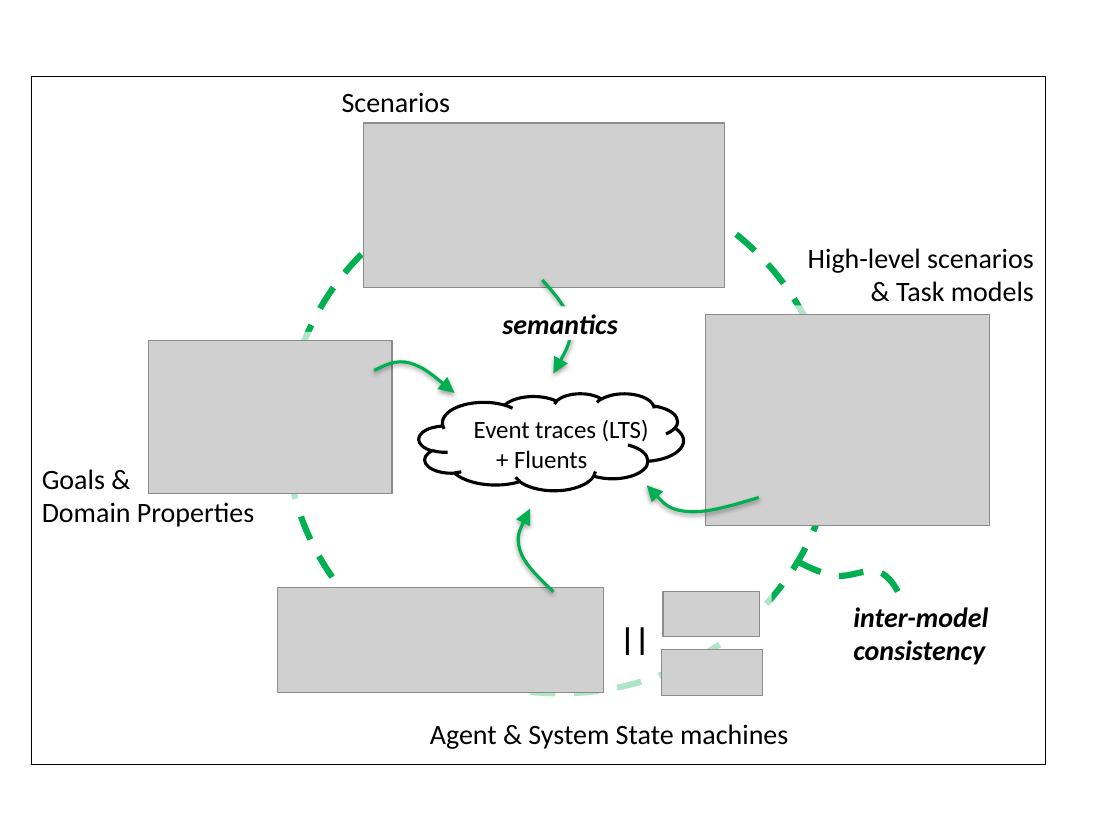
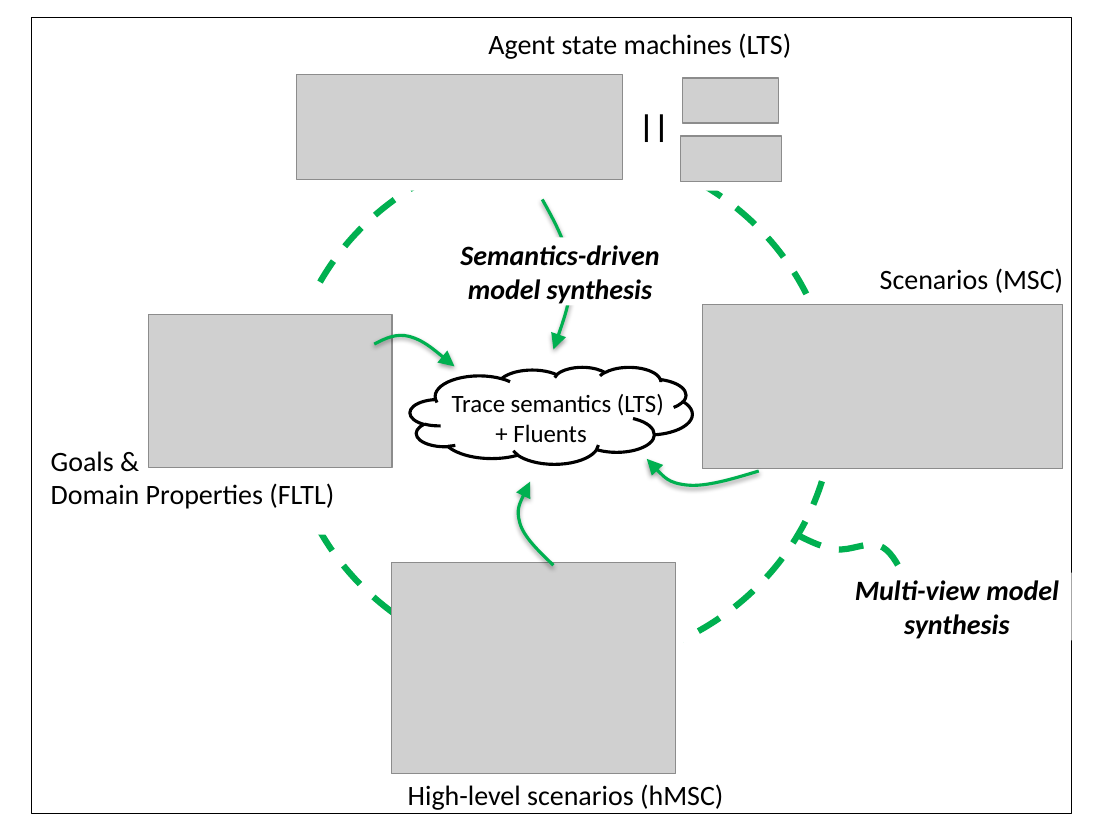
Before and after one commit to blambeau/phd, a slide deck: slide 6 of writing/images/train.pptx. Drawn at 1120x840 pixels with LibreOffice and Linux fonts; fonts in the diff are those of the drawing; grey boxes stand for pictures. Boxes give left, top, right and bottom in pixels: in the first picture for what was removed or moved away, otherwise in the second. Text is boxed around its words. In the diff, an @@ line names an element or a change of style, - is before the commit and + after.

```diff
--- a/writing/images/train.pptx
+++ b/writing/images/train.pptx
@@ rectangle: place and size @@
-rectangle at bbox=[31, 76, 1046, 764]
+rectangle at bbox=[31, 18, 1072, 814]
@@ rectangle: place and size @@
-rectangle at bbox=[269, 579, 772, 711]
+rectangle at bbox=[287, 58, 790, 190]
@@ text at bbox=[488, 33, 791, 59]: text changed @@
-Agent & System State machines
+Agent state machines (LTS)
@@ 3 pictures, 1 text: place and size @@
-3 pictures, 1 text at bbox=[278, 588, 763, 696]
+3 pictures, 1 text at bbox=[297, 74, 782, 181]
@@ freeform shape: place and size @@
-freeform shape at bbox=[542, 280, 572, 373]
+freeform shape at bbox=[542, 199, 572, 349]
@@ text at bbox=[460, 245, 659, 304]: text changed @@
-semantics
+Semantics-driven
+model synthesis
@@ text at bbox=[880, 268, 1064, 293]: text changed @@
-Scenarios
+Scenarios (MSC)
@@ fill #FFFFFF at 69% opacity to #FFFFFF in 4 elements at bbox=[287, 58, 790, 190], bbox=[692, 298, 939, 466], bbox=[419, 588, 683, 702], bbox=[146, 288, 392, 534] @@
@@ rectangle: place and size @@
-rectangle at bbox=[392, 111, 727, 279]
+rectangle at bbox=[146, 288, 392, 534]
@@ rectangle: place and size @@
-rectangle at bbox=[146, 332, 392, 500]
+rectangle at bbox=[692, 298, 939, 466]
@@ picture: place and size @@
-picture at bbox=[364, 123, 725, 288]
+picture at bbox=[702, 305, 1063, 469]
@@ cloud "Trace semantics (LTS) + Fluents": place and size @@
-cloud "Trace semantics (LTS) + Fluents" at bbox=[419, 393, 683, 491]
+cloud "Trace semantics (LTS) + Fluents" at bbox=[410, 367, 692, 465]
@@ text in cloud at bbox=[452, 394, 664, 443]: text changed @@
-Event traces (LTS)
-+ Fluents
+Trace semantics (LTS)
++ Fluents
@@ text at bbox=[51, 451, 334, 509]: text changed @@
-Goals &
-Domain Properties
+Goals &
+Domain Properties (FLTL)
@@ 4 freeform shapes, 1 picture, 1 ellipse: place and size @@
-4 freeform shapes, 1 picture, 1 ellipse at bbox=[149, 174, 903, 694]
+4 freeform shapes, 1 picture, 1 ellipse at bbox=[149, 147, 903, 668]
@@ picture: place and size @@
-picture at bbox=[706, 315, 990, 526]
+picture at bbox=[392, 562, 676, 774]
@@ rectangle: place and size @@
-rectangle at bbox=[692, 306, 1027, 500]
+rectangle at bbox=[419, 588, 683, 702]
@@ text at bbox=[855, 580, 1059, 639]: text changed @@
-inter-model
-consistency
+Multi-view model
+synthesis
@@ text at bbox=[408, 784, 723, 810]: text changed @@
-High-level scenarios
-& Task models
+High-level scenarios (hMSC)
```
Also in this commit, not shown: 8 other files.
